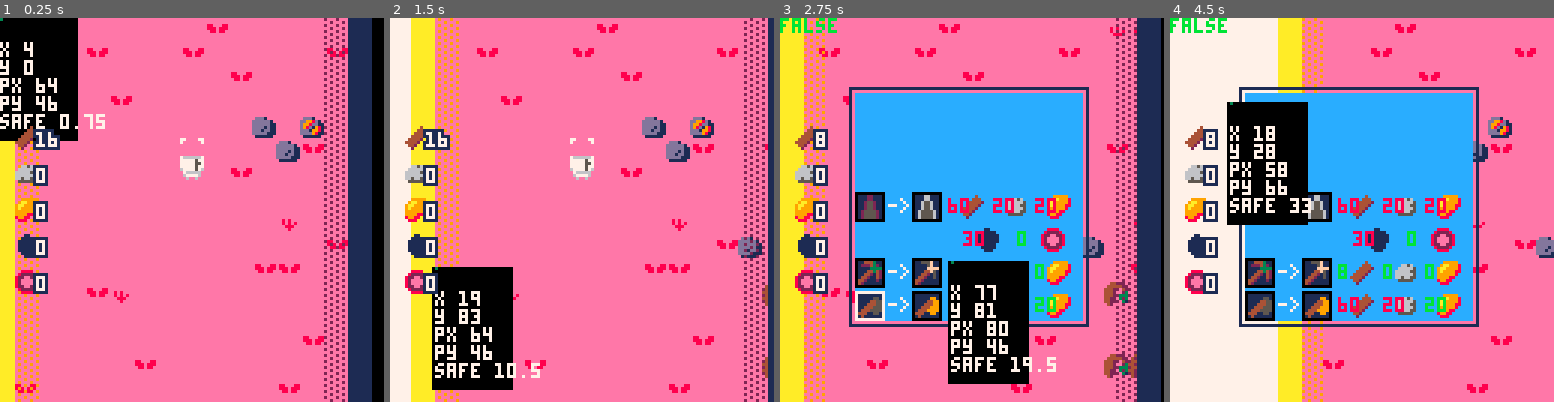
Above: before the commit, frames 1-4 (left to right).
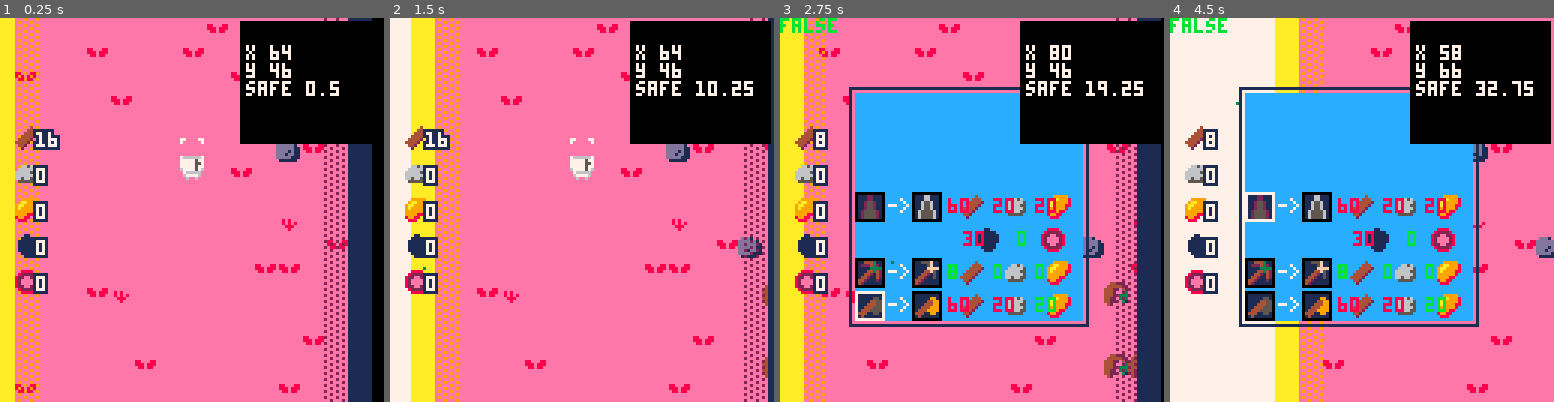
Above: after the commit, the same moments.

Repository: ARKANYOTA/ludumdare47
Game: PICO-8 cartridge arkanv1.p8
Two runs of this game, one before a commit and one after it. Both use one fixed random seed, a clock stepped at 60 frames per second and the inputs below.
Inputs (mouse positions are in pixels of both pictures, inside the frame that each line leads up to):
- Up to frame 1 (0.25 s): no input
- Up to frame 2 (1.5 s): tap X (X key) at 0.33, 1.07 s; click (670, 121) at 0.67 s; tap O (Z key) at 0.7 s; click (436, 267) at 1.22 s
- Up to frame 3 (2.75 s): hold Right 1.6-2.1 s; tap O (Z key) at 1.7, 2.1, 2.5 s; click (887, 114) at 1.77 s; tap X (X key) at 1.85 s; hold Up 2.15-2.42 s; click (952, 259) at 2.32 s; hold Right from 2.47 s (still down)
- Up to frame 4 (4.5 s): click (1404, 106) at 2.87 s; tap O (Z key) every 0.4 s from 2.9 to 4.1 s; tap X (X key) at 2.97, 4.08 s; release Right at 3.03 s; hold Left 3.08-3.58 s; click (1465, 256) at 3.42 s; hold Down 3.63-3.97 s; click (1231, 102) at 3.97 s; hold Right from 4.02 s (still down)

The runs differ from the first frame. In frame 1, 17% of the frame differs, in the area x 0-97%, y 0-33%; in frame 2, 19%; in frame 3, 19%; in frame 4, 19%, in the area x 14-100%, y 0-100%.

Commit message:
TELEPORTATION DE ZONE MARCHE JSEHGLSEKRXGSLETIXUDRTKJSDRXKSERUTEZRYJGNKSERJHESRKJG

Diff:
--- a/arkanv1.p8
+++ b/arkanv1.p8
@@ -28,8 +28,8 @@
 	walk2={3,8,6,10},
 }
 
-canmovezone=true
-safex=900
+movezone=true
+safex=-1
 safelen=128
 --inventory
 
@@ -91,8 +91,9 @@
 		end
 
   --hot and cold zones
-		if(clock%6==0) safex+=0.75
-		if(safex>900) safex=0
+		if clock%6==0 then
+			safex+=0.75
+		end
 		for i=1,17 do
 		  mget()
 		end
@@ -103,6 +104,7 @@
 	   mining(cux/8, cuy/8)
 	 end
 
+	 --death
 	 if x+4<safex or x+4>safex+safelen then
 	  death()
 	 end
@@ -116,29 +118,28 @@
 		end
 
 --tp map borders
-		if x>1016 then
+		if x>1024 then
 			x =1
 			cx = 0
-		end
-		if x<0 then
-		 x = 1015
+			if movezone then
+				safex-=1024
+				movezone=false
+			end
+		elseif x<0 then
+		 x = 1023
 		 cx = 895
+			if movezone then
+				safex+=1024
+				movezone=false
+			end
+		else
+			movezone=true
 		end
 		if y<-7 then
 			y=128
 		end
 		if y>128 then
 			y=-7
-		end
-
-		if x==0 and canmovezone then
-			safex+=1024
-			canmovezone=false
-		elseif x==1016 and canmovezone then
-			safex-=1024
-			canmovezone=false
-		else
-			canmovezone=true
 		end
 
 		--camera
@@ -243,17 +244,15 @@
 		printui("curs tag: "..fget(mget(cux/8, cuy/8)),1,82)
 
 		]]
-		moux=stat(32)
-		mouy=stat(33)
-		rectfill(moux+cx-1,mouy,moux+cx+25,mouy+40,0)
-
-		pset(moux+cx,mouy,3)
+		moux=82+cx
+		mouy=1
+		rectfill(cx+80,1,cx+126,mouy+40,0)
+
+		pset(stat(32),stat(33),3)
 		color(7)
-		print("",moux+cx,mouy+2)
-		print("x "..moux+cx)
-		print("y "..mouy)
-		print("px "..x)
-		print("py "..y)
+		print("",moux,mouy+2)
+		print("x "..x)
+		print("y "..y)
 		print("safe "..safex)
 end
 -->8
@@ -944,8 +943,8 @@
 0000000000000000000000000000000000000000000000000000000000000000000000000000000000000000000000000000000000000000000000000000000000000000000000000000000000000000030303030300000000000000000000000000000000000000000000000000000000000000000000000000000000000000
 0000000000000000000000000000000000000000000000000000000000000000000000000000000000000000000000000000000000000000000000000000000000000000000000000000000000000000000000000000000000000000000000000000000000000000000000000000000000000000000000000000000000000000
 __map__
-4141414141414141414041414141414142424141414141414141414141404141415252414141414041414141414141414141414140414141414141414141414141414040414141414141414141414141414141414141414142414141414141414141404141414141414141414142414140414141414141414141414141414041
-4141414140414141404141414141404141414141414041414141404141404141414141404141414141414141414041414141414141414141424141415141514140404141414141424141414141414141414141414040414141414141414141414141414141414041415252404141414141414140414141414140414141414141
+4141414141414141414041414141414142424141414141414141414141404141414141414141414041414141414141414141414140414141414141414141414141414040414141414141414141414141414141414141414142414141414141414141404141414141414141414142414140414141414141414141414141414041
+4141414140414141404141414141404141414141414041414141404141404141414141404141414141414141414041414141414141414141424141414141414140404141414141424141414141414141414141414040414141414141414141414141414141414041414141404141414141414140414141414140414141414141
 4140414141414141414140414141414141414141414141414141414141415141404041414140414241515141414141404141414141414141414041414141414151414141414141414141404141414141424141404041414141404141415141404141404141414141414141525241424242414141514140414140405040414141
 4141414141404141414141414141414141415041414141415050504141414242505041414141414141414141414142414141414041414141414141414141414141404152414140414141404040414141414141414141414041414140414151515151515151514141414141414140414141414141414141414141414141414151
 4141414141414141414141514152414141415040514141404141504150504041505041414141414140404141414142414141414141414140504041414141414150504150405040504140405041504041414141414151414141414141414141415141505041514141414141414141414141414041414141505041414142414140
